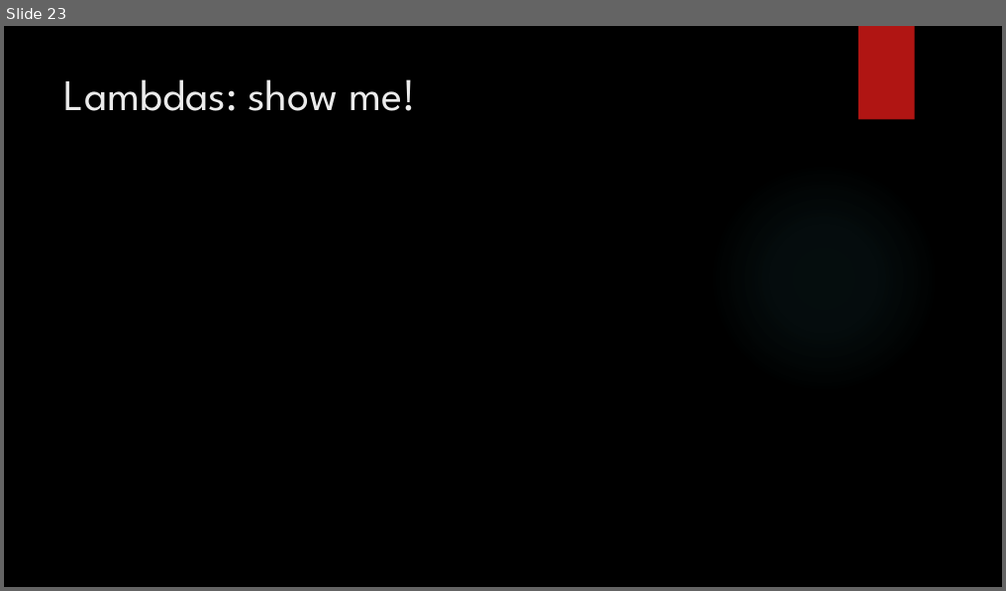
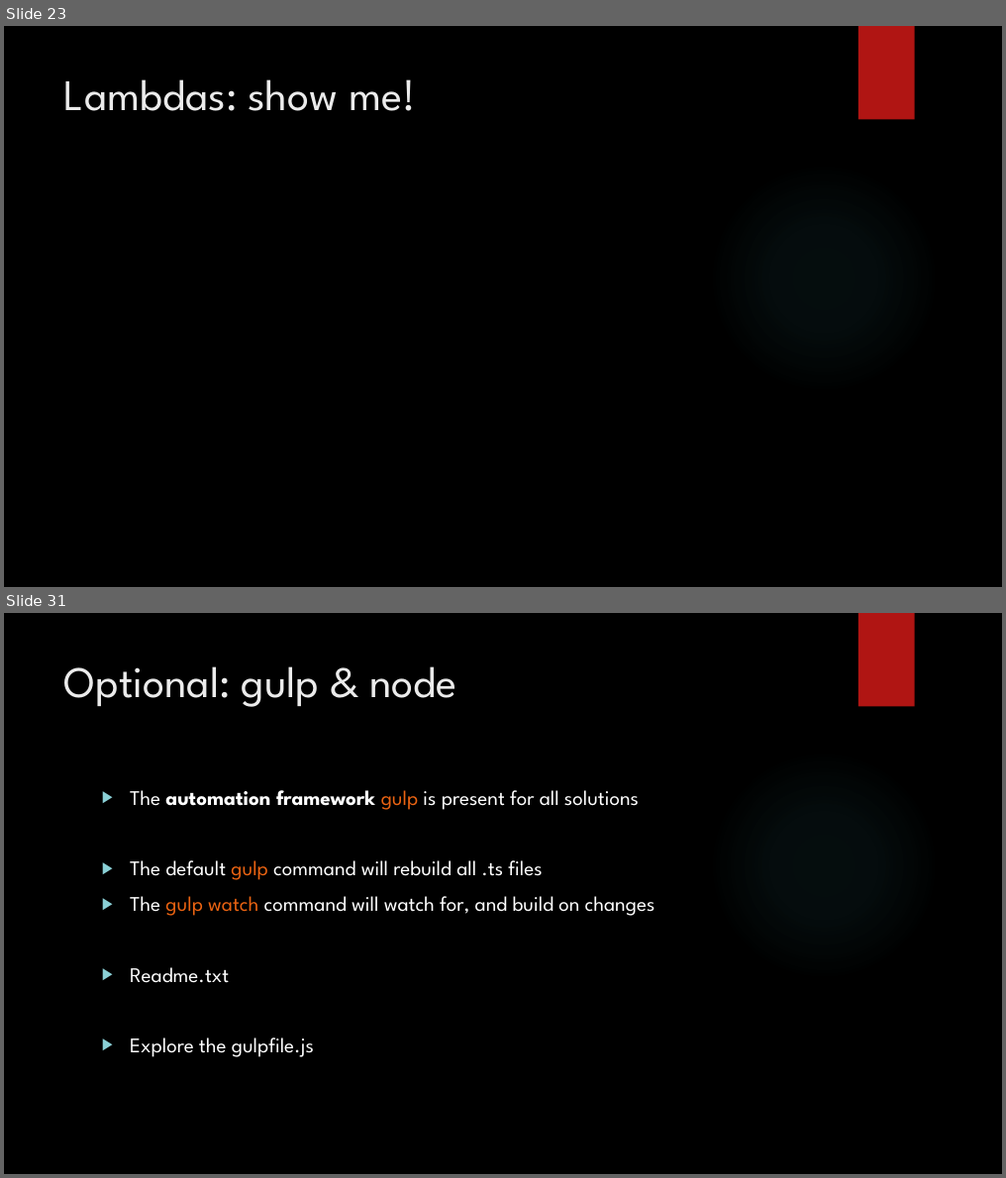
Before and after one commit to bouvet-openlab/typescript-angular-workshop, a slide deck: TypeScript.pptx. Shown one above the other, each under a label of ours: slide 23 before the commit, slides 23 and 31 after it; the slides between them are not shown. The pictures are 1006x591 and 1006x1178 pixels, drawn with LibreOffice and Linux fonts; fonts in the diff are those of the drawing; background and template pictures are left out. Boxes give left, top, right and bottom in pixels: in the first picture for what was removed or moved away, otherwise in the second. Text is boxed around its words. In the diff, an @@ line names an element or a change of style, - is before the commit and + after.

```diff
--- a/TypeScript.pptx
+++ b/TypeScript.pptx
@@ slide 31 added at [4, 613, 1002, 1174], background picture (left out); not listed: 2 template elements that a slide beside it also shows @@
@@ title added at [64, 666, 456, 707], 42 pt, text #EBEBEB @@
+Optional: gulp & node
@@ text added at [130, 790, 655, 1058], 20 pt, text #FFFFFF @@
+▶ The automation framework gulp is present for all solutions
+▶ The default gulp command will rebuild all .ts files
+▶ The gulp watch command will watch for, and build on changes
+▶ Readme.txt
+▶ Explore the gulpfile.js
```
Also in this commit, not shown: 1 slide changed, 7 other slides added, 1 slide removed.
